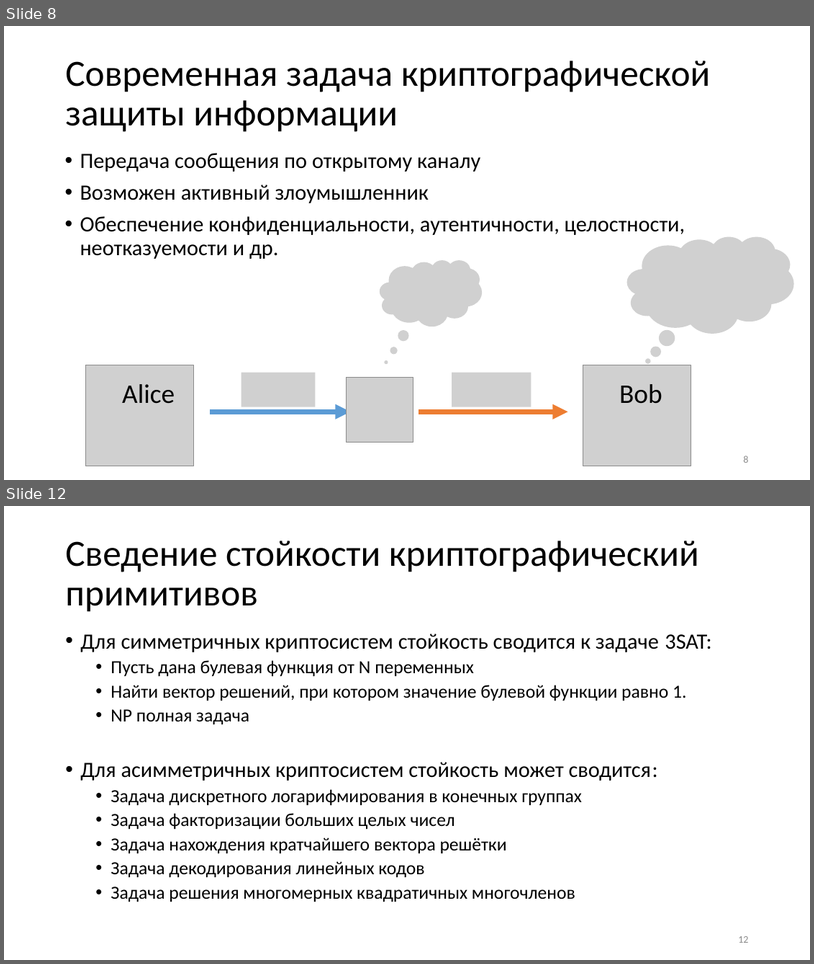
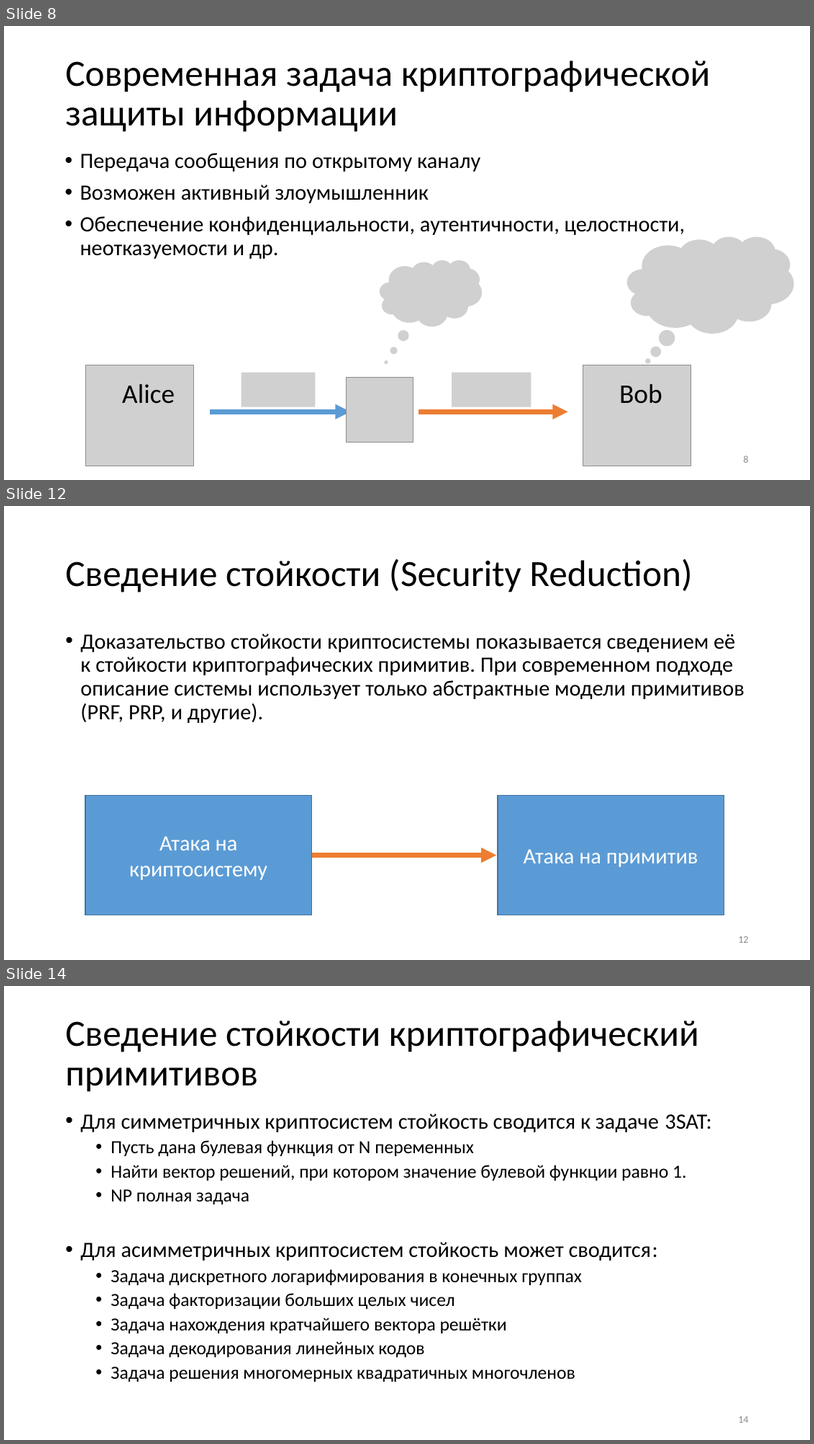
Before and after one commit to CryptoCourse/CryptoLectures, a slide deck: Lectures/Lecture1.pptx. Shown one above the other, each under a label of ours: slides 8 and 12 before the commit, slides 8, 12 and 14 after it; the slides between them are not shown. The pictures are 814x964 and 814x1444 pixels, drawn with LibreOffice and Linux fonts; fonts in the diff are those of the drawing; grey boxes stand for pictures. Boxes give left, top, right and bottom in pixels: in the first picture for what was removed or moved away, otherwise in the second. Text is boxed around its words. In the diff, an @@ line names an element or a change of style, - is before the commit and + after.

```diff
--- a/Lectures/Lecture1.pptx
+++ b/Lectures/Lecture1.pptx
@@ slide 12 added at (x1=4, y1=506, x2=810, y2=960), background #FFFFFF @@
@@ title added at (x1=65, y1=559, x2=692, y2=592), 44 pt, text #000000 @@
+Сведение стойкости (Security Reduction)
@@ text added at (x1=80, y1=633, x2=745, y2=723), 26 pt, text #000000 @@
+• Доказательство стойкости криптосистемы показывается сведением её к стойкости криптографических примитив. При современном подходе описание системы использует только абстрактные модели примитивов (PRF, PRP, и другие).
@@ rectangle added at (x1=85, y1=795, x2=313, y2=914), fill #5B9BD5, outline #43739E 1 pt, 26 pt, text #FFFFFF @@
+Атака на криптосистему
@@ rectangle added at (x1=498, y1=795, x2=725, y2=914), fill #5B9BD5, outline #43739E 1 pt, 26 pt, text #FFFFFF @@
+Атака на примитив
@@ arrow added from (312, 855) to (497, 855), #ED7D31 6 pt @@
@@ page number added at (x1=738, y1=936, x2=748, y2=942), 12 pt, text #8C8C8C @@
+12
@@ what was slide 12 is now slide 14 @@
@@ page number at (x1=738, y1=1416, x2=748, y2=1422): text changed @@
-12
+14
```
Also in this commit, not shown: 3 slides changed, 1 other slide added.
